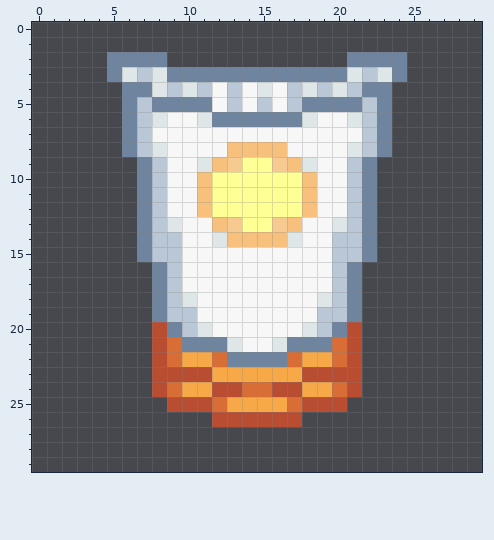
File history of a pixel-art sprite, img/misc/icon/sunscreen.png. The picture above was drawn from the file before the commit.
The file is 30x30 pixels.
New version:
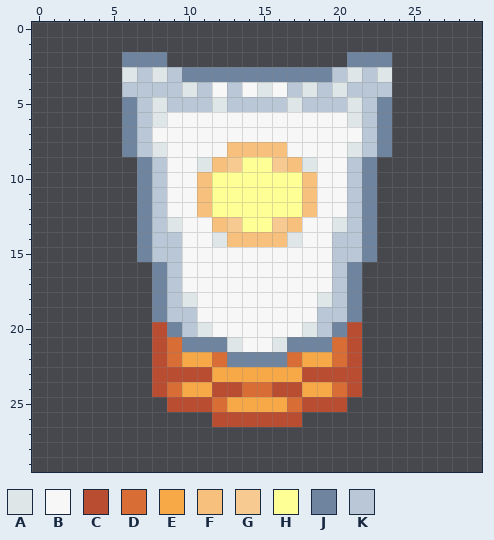
Palette (. is transparent): A #dfe6e8  B #f7f7f7  C #b84d32  D #d86d35  E #f7a947  F #f7c17d  G #f7ca92  H #feff95  J #6f859f  K #bac7d6
Changes in this commit:
@@ x 0..29 @@
  1 ..............................
- 2 .....JJJJ............JJJJ.....
- 3 .....JAKAJJJJJJJJJJJJAKAJ.....
- 4 ......JJAKAKBKBABKAKAKJJ......
- 5 ......JKJJJJBKBKBKJJJJKJ......
- 6 ......JKABBAJJJJJJABBAKJ......
+ 2 ......JJJ............JJJ......
+ 3 ......AKAKJJJJJJJJJJKAKA......
+ 4 ......KKKKAKBKBABKAKAKKK......
+ 5 ......JKAKKKAKKKKAKKKAKJ......
+ 6 ......JKABBBBBBBBBBBBAKJ......
  7 ......JKBBBBBBBBBBBBBBKJ......
